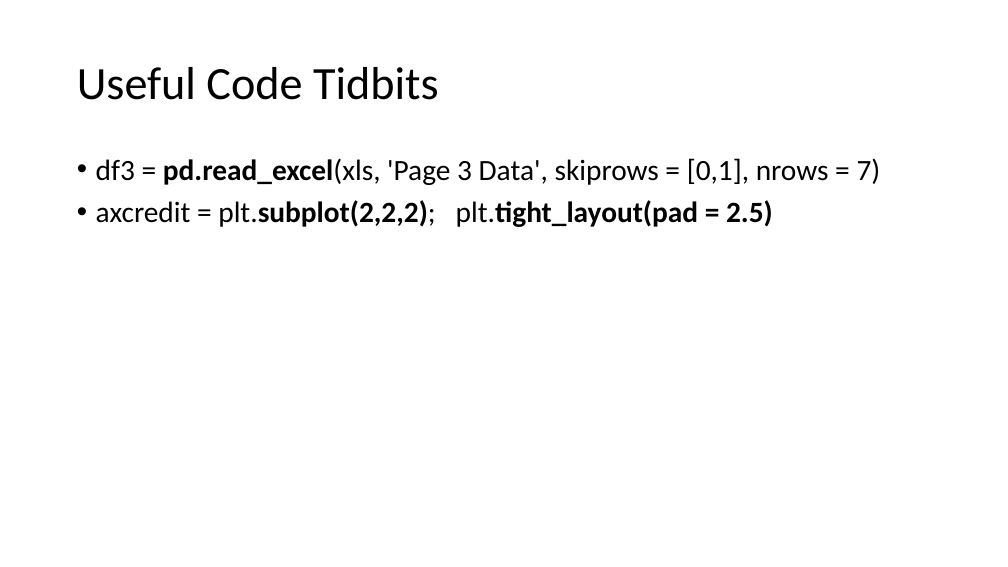
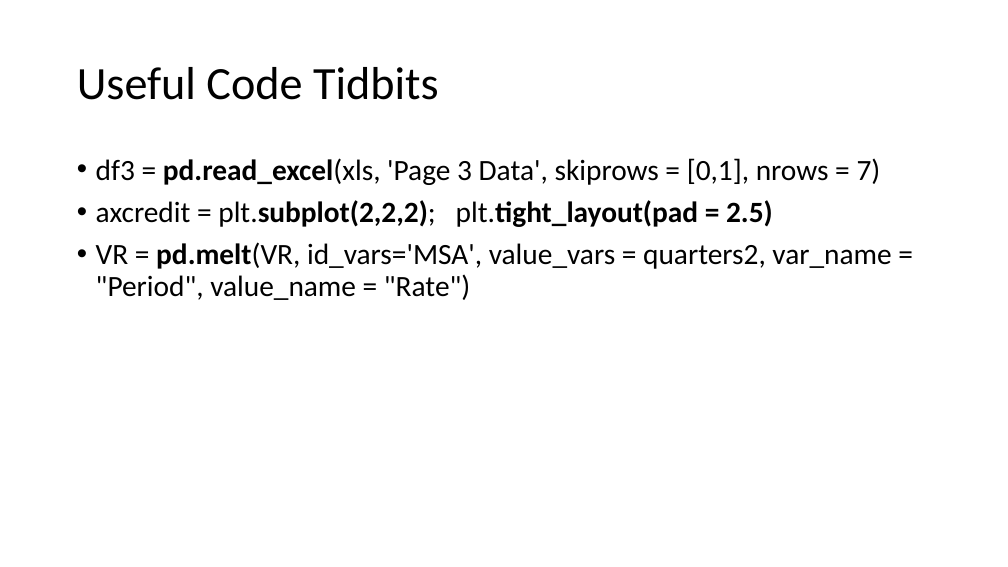
Before and after one commit to bowielh/Project1_Group1, a slide deck: slide 25 of Housing_Bubble.pptx. Drawn at 1008x567 pixels with LibreOffice and Linux fonts; fonts in the diff are those of the drawing. Boxes give left, top, right and bottom in pixels: in the first picture for what was removed or moved away, otherwise in the second. Text is boxed around its words. In the diff, an @@ line names an element or a change of style, - is before the commit and + after.

```diff
--- a/Housing_Bubble.pptx
+++ b/Housing_Bubble.pptx
@@ text at [96,242,891,300]: paragraph added @@
+• VR = pd.melt(VR, id_vars='MSA', value_vars = quarters2, var_name = "Period", value_name = "Rate")
```
Also in this commit, not shown: 3 other files.
